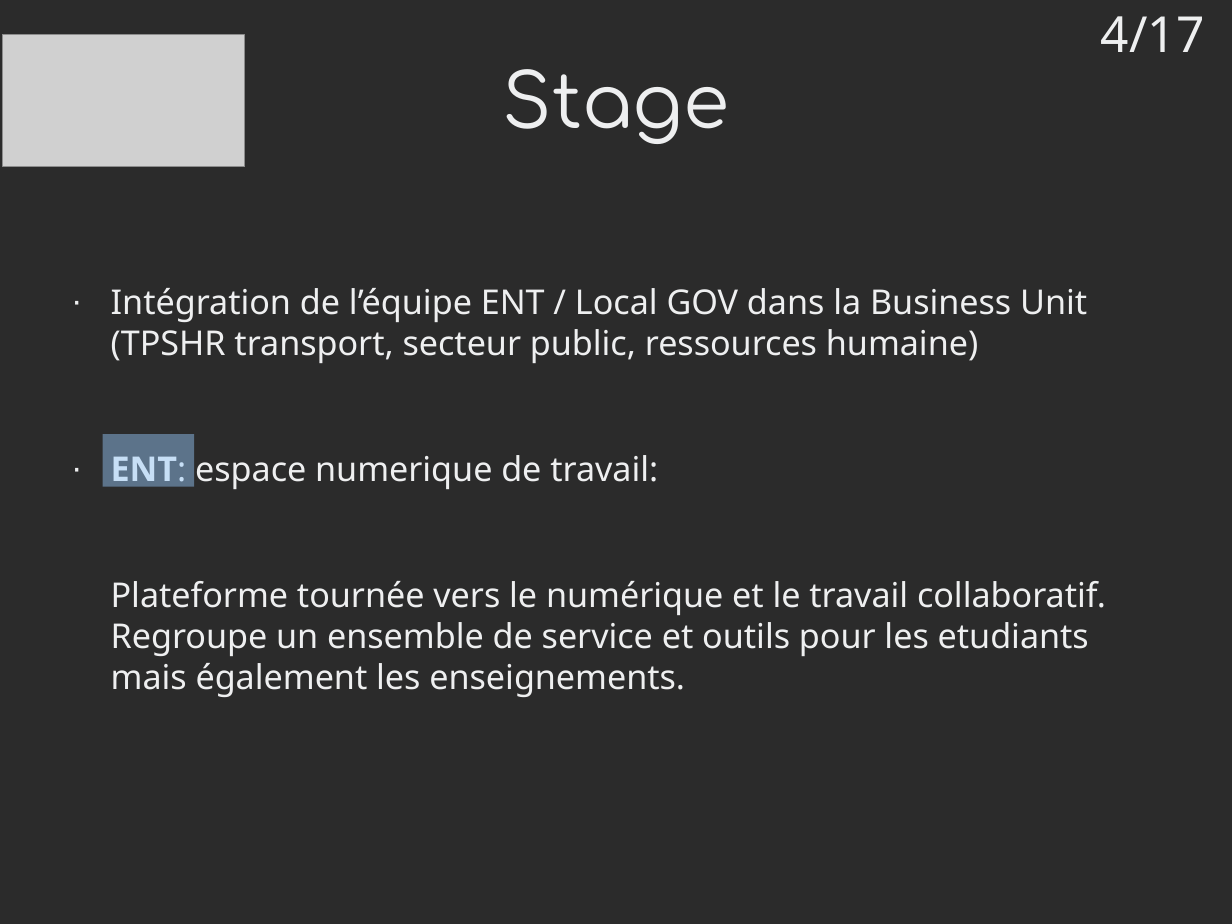
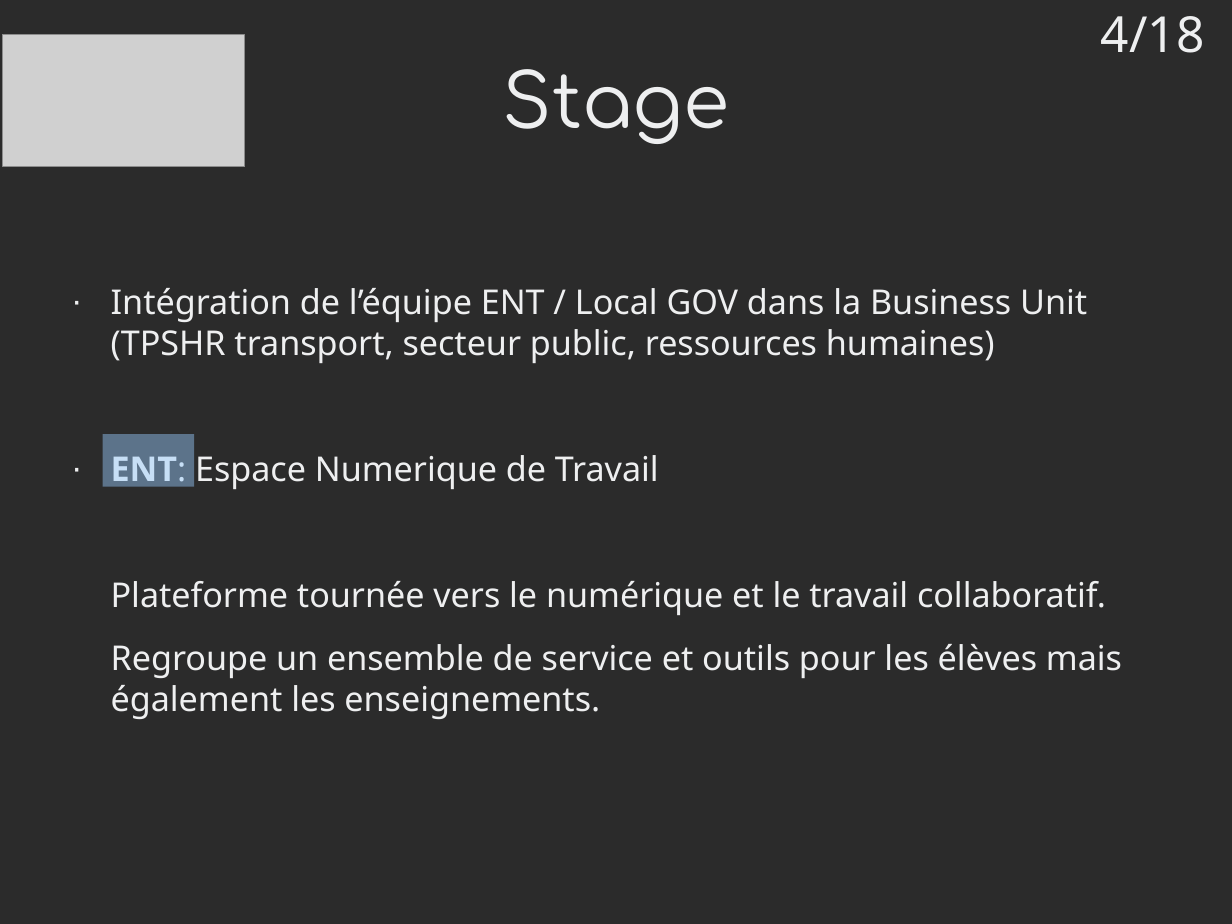
Before and after one commit to mrwormo/rapport_de_stage, a slide deck: slide 4 of files/prez.odp. Drawn at 1232x924 pixels with LibreOffice and Linux fonts; fonts in the diff are those of the drawing; grey boxes stand for pictures; background and template pictures are left out; a plain dark background stands for a picture behind light text. Boxes give left, top, right and bottom in pixels: in the first picture for what was removed or moved away, otherwise in the second. Text is boxed around its words. In the diff, an @@ line names an element or a change of style, - is before the commit and + after.

```diff
--- a/files/prez.odp
+++ b/files/prez.odp
@@ text at (1101, 16, 1205, 53): text changed @@
-4/17
+4/18
@@ text at (111, 288, 1122, 719): text changed @@
-· Intégration de l’équipe ENT / Local GOV dans la Business Unit (TPSHR transport, secteur public, ressources humaine)
-· ENT: espace numerique de travail:
-Plateforme tournée vers le numérique et le travail collaboratif. Regroupe un ensemble de service et outils pour les etudiants mais également les enseignements.
+· Intégration de l’équipe ENT / Local GOV dans la Business Unit (TPSHR transport, secteur public, ressources humaines)
+· ENT: Espace Numerique de Travail
+Plateforme tournée vers le numérique et le travail collaboratif.
+Regroupe un ensemble de service et outils pour les élèves mais également les enseignements.
```
Also in this commit, not shown: 14 other slides changed, 2 slides added, 1 slide removed, 3 other files.
